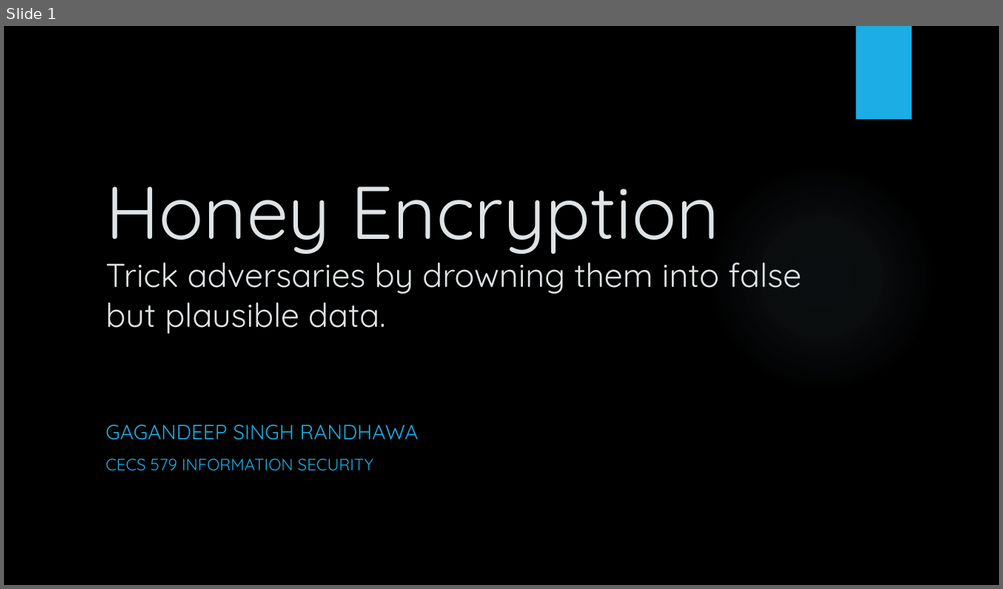
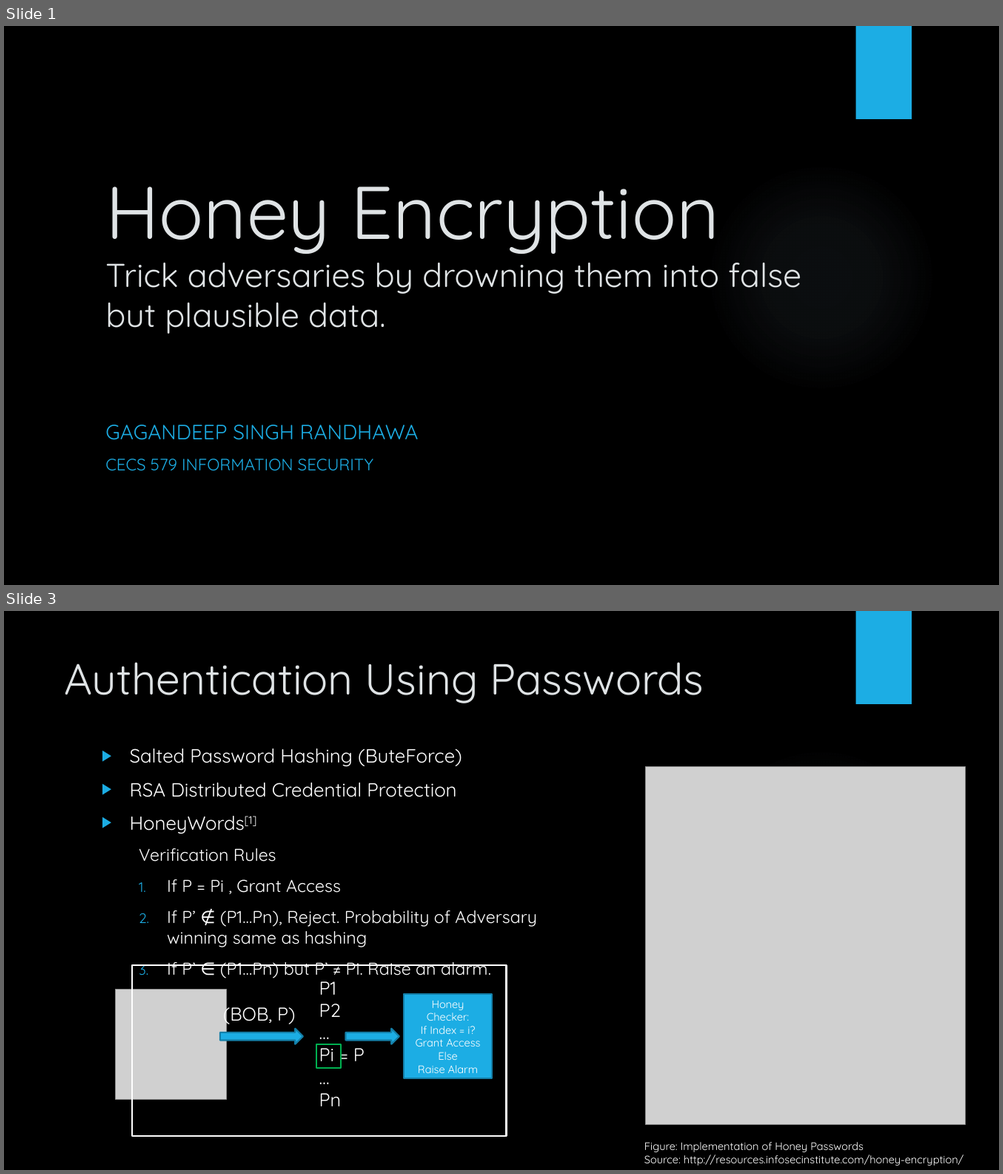
Before and after one commit to gagandeep7717/SecureCall, a slide deck: Presentations/Gagandeepsingh_Randhawa_Survey_Presentation.pptx. Shown one above the other, each under a label of ours: slide 1 before the commit, slides 1 and 3 after it; the slides between them are not shown. The pictures are 1003x589 and 1003x1174 pixels, drawn with LibreOffice and Linux fonts; fonts in the diff are those of the drawing; grey boxes stand for pictures; background and template pictures are left out. Boxes give left, top, right and bottom in pixels: in the first picture for what was removed or moved away, otherwise in the second. Text is boxed around its words. In the diff, an @@ line names an element or a change of style, - is before the commit and + after.

```diff
--- a/Presentations/Gagandeepsingh_Randhawa_Survey_Presentation.pptx
+++ b/Presentations/Gagandeepsingh_Randhawa_Survey_Presentation.pptx
@@ slide 3 added at (x1=4, y1=611, x2=999, y2=1170), background picture (left out); not listed: 2 template elements that a slide beside it also shows @@
@@ title added at (x1=64, y1=662, x2=704, y2=703), 42 pt, text #DFE3E5 @@
+Authentication Using Passwords
@@ text added at (x1=130, y1=749, x2=537, y2=979), 16.6 pt, text #FFFFFF @@
+▶ Salted Password Hashing (ButeForce)
+▶ RSA Distributed Credential Protection
+▶ HoneyWords[1]
+  Verification Rules
+  1. If P = Pi , Grant Access
+  2. If P’ ∉ (P1…Pn), Reject. Probability of Adversary
+     winning same as hashing
+  3. If P’ ∈ (P1…Pn) but P’ ≠ Pi. Raise an alarm.
@@ picture added at (x1=645, y1=767, x2=965, y2=1125) @@
@@ rectangle added at (x1=132, y1=965, x2=506, y2=1136), outline #FFFFFF 1.5 pt @@
@@ text added at (x1=319, y1=982, x2=364, y2=1107), 18 pt, text #FFFFFF @@
+P1
+P2
+…
+Pi = P
+…
+Pn
@@ picture added at (x1=116, y1=989, x2=226, y2=1099) @@
@@ text added at (x1=223, y1=1001, x2=295, y2=1025), 18 pt, text #FFFFFF @@
+(BOB, P)
@@ rectangle added at (x1=404, y1=994, x2=492, y2=1079), fill #1CADE4, outline #1580A9 1.5 pt, 10.5 pt, text #FFFFFF @@
+Honey Checker:
+If Index = i?
+Grant Access
+Else
+Raise Alarm
@@ right arrow added at (x1=220, y1=1029, x2=303, y2=1045), fill #1CADE4, outline #1580A9 1.5 pt @@
@@ right arrow added at (x1=346, y1=1029, x2=399, y2=1045), fill #1CADE4, outline #1580A9 1.5 pt @@
@@ rectangle added at (x1=316, y1=1045, x2=341, y2=1068), outline #00B050 1.5 pt @@
@@ text added at (x1=644, y1=1142, x2=964, y2=1166), 10.5 pt, text #FFFFFF @@
+Figure: Implementation of Honey Passwords
+Source: http://resources.infosecinstitute.com/honey-encryption/
```
Also in this commit, not shown: 23 other slides added.
